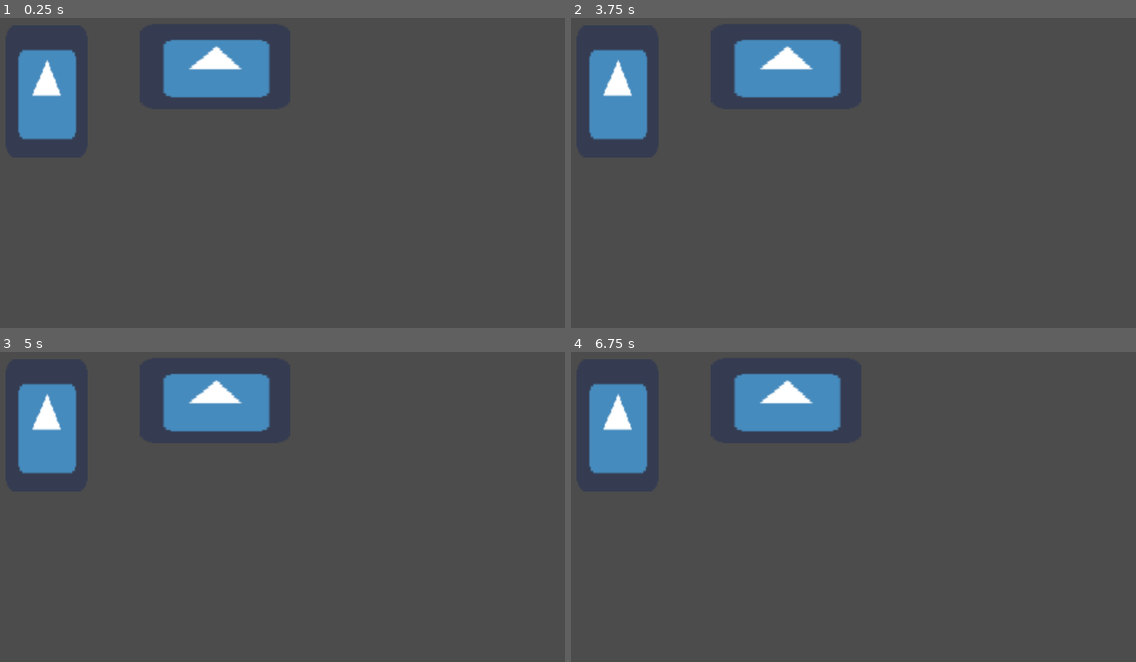
Above: before the commit, frames 1-4 (two rows, left to right).
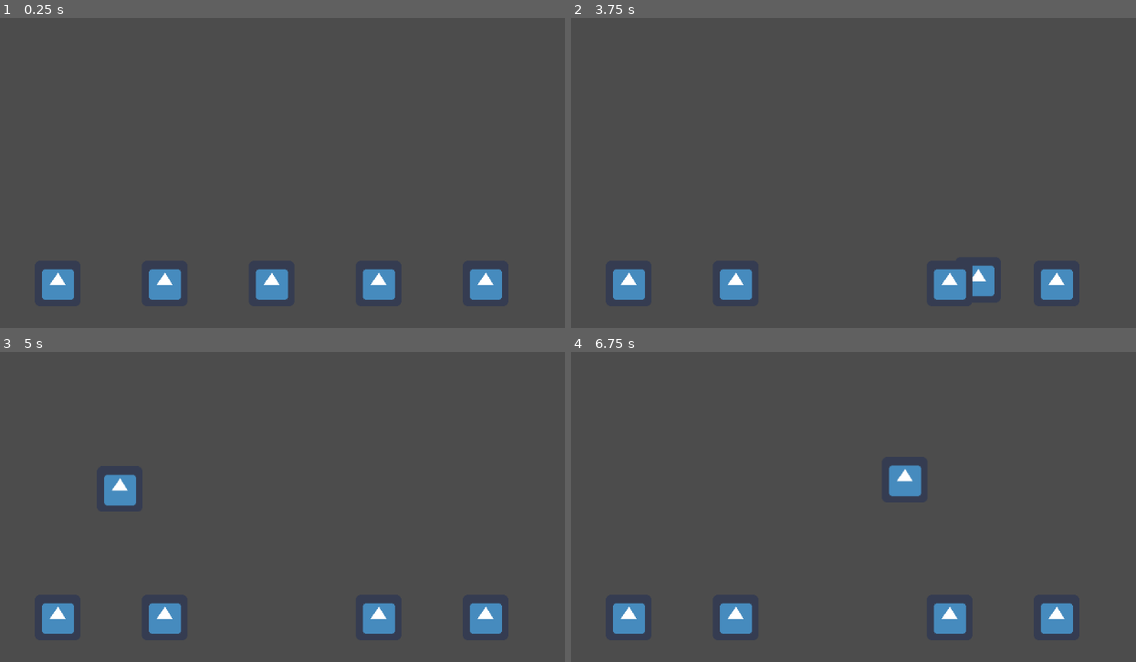
Above: after the commit, the same moments.

Repository: savenger/heimwerker
Game: Godot game, scene res://Sink.tscn
Same seed, same stepped clock (60 frames per second), same inputs: the game is played once before the commit and once after it. Before the commit the project starts from res://Start.tscn. The engine's default icon, where the game draws it, is replaced by a stand-in: a white triangle on a blue panel in a dark square.
Inputs (mouse positions are in pixels of both pictures, inside the frame that each line leads up to):
- Up to frame 1 (0.25 s): no input
- Up to frame 2 (3.75 s): tap Enter at 0.5, 2, 3.5 s; move the mouse to (616, 92) at 0.52 s; press the mouse at (616, 92) at 0.53 s; tap Space at 1.25, 2.75 s; move the mouse to (785, 67) at 1.27 s; release the mouse at (785, 67) at 1.28 s; click (785, 67) at 1.35 s; move the mouse to (960, 120) at 2.02 s; press the mouse at (960, 120) at 2.03 s; move the mouse to (847, 297) at 2.77 s; release the mouse at (847, 297) at 2.78 s; click (847, 297) at 2.85 s; move the mouse to (1107, 278) at 3.52 s; press the mouse at (1107, 278) at 3.53 s
- Up to frame 3 (5 s): tap Space at 4.25 s; move the mouse to (96, 482) at 4.27 s; release the mouse at (96, 482) at 4.28 s; click (96, 482) at 4.35 s
- Up to frame 4 (6.75 s): move the mouse to (921, 547) at 5.02 s; press the mouse at (921, 547) at 5.03 s; move the mouse to (780, 441) at 5.77 s; release the mouse at (780, 441) at 5.78 s; click (780, 441) at 5.85 s; move the mouse to (1045, 525) at 6.52 s; press the mouse at (1045, 525) at 6.53 s

The runs differ from the first frame. In frame 1, 9.4% of the frame differs, in the area x 3-89%, y 7-91%; in frame 2, 9.2%; in frame 3, 9.4%; in frame 4, 9.4%.

Commit message:
added Tileset object (without correct image)

Diff:
--- /dev/null
+++ b/Pipe.gd
@@ -0,0 +1,16 @@
+extends Node2D
+
+export (bool) var globals = null
+# Declare member variables here. Examples:
+# var a = 2
+# var b = "text"
+
+
+# Called when the node enters the scene tree for the first time.
+func _ready():
+	pass # Replace with function body.
+
+
+# Called every frame. 'delta' is the elapsed time since the previous frame.
+#func _process(delta):
+#	pass
--- a/Pipe.tscn
+++ b/Pipe.tscn
@@ -1,12 +1,14 @@
-[gd_scene load_steps=4 format=2]
+[gd_scene load_steps=5 format=2]
 
 [ext_resource path="res://icon.png" type="Texture" id=1]
+[ext_resource path="res://Pipe.gd" type="Script" id=2]
 [ext_resource path="res://PipeArea.gd" type="Script" id=3]
 
 [sub_resource type="RectangleShape2D" id=4]
 extents = Vector2( 34, 33 )
 
 [node name="Pipe" type="Node2D"]
+script = ExtResource( 2 )
 __meta__ = {
 "_edit_group_": true
 }
--- a/PipeArea.gd
+++ b/PipeArea.gd
@@ -5,19 +5,31 @@
 var target = Vector2()
 var velocity = Vector2()
 
+func _ready():
+	print("----")
+	print(target)
+	print(global_position)
+	target = global_position
+	print("####")
+	print(target)
+	print(global_position)
+	print("----")
+
 func _input_event(_viewport, event, _shape_idx):
 	if event is InputEventMouseButton \
-	and event.button_index == BUTTON_RIGHT \
 	and event.is_pressed():
-		rotate(PI/2.0)
+		if event.button_index == BUTTON_RIGHT:
+			rotate(PI/2.0)
+		if event.button_index == BUTTON_LEFT:
+			get_parent().globals.selected = self
 
 func _input(event):
-	if event.is_action_pressed('click'):
-		target = get_global_mouse_position()
+	if get_parent().globals.selected == self:
+		if event.is_action_pressed('click'):
+			target = get_global_mouse_position()
 
 func _physics_process(delta):
-	velocity = position.direction_to(target) * speed
+	velocity = global_position.direction_to(target) * speed
 	# look_at(target)
-	if position.distance_to(target) > 10:
-		position += velocity * delta
-	print(position)
+	if global_position.distance_to(target) > 10:
+		global_position += velocity * delta
--- a/Sink.gd
+++ b/Sink.gd
@@ -1,5 +1,10 @@
 extends Node2D
 
+class Globals:
+	var selected = null
+
+var active_inv_item = null
+var globals = Globals.new()
 
 # Declare member variables here. Examples:
 # var a = 2
@@ -8,8 +13,14 @@
 
 # Called when the node enters the scene tree for the first time.
 func _ready():
-	# get_node("GridContainer/Pipe2").draw_set_transform(Vector2(200, 50), 0.0, Vector2(1,1))
-	pass
+	var Pipe = load("res://Pipe.tscn")
+	var inventory = [1,2,3,4,5]
+	for i in inventory:
+		var node = Pipe.instance()
+		node.position.x = 150 * i
+		node.position.y = 400
+		node.globals = globals
+		add_child(node)
 
 
 # Called every frame. 'delta' is the elapsed time since the previous frame.
--- a/Sink.tscn
+++ b/Sink.tscn
@@ -1,9 +1,14 @@
 [gd_scene load_steps=3 format=2]
 
-[ext_resource path="res://Pipe.tscn" type="PackedScene" id=1]
 [ext_resource path="res://Sink.gd" type="Script" id=3]
+
+[sub_resource type="TileSet" id=1]
 
 [node name="Sink" type="Node2D"]
 script = ExtResource( 3 )
 
-[node name="Pipe" parent="." instance=ExtResource( 1 )]
+[node name="TileMap" type="TileMap" parent="."]
+position = Vector2( 0, -13 )
+tile_set = SubResource( 1 )
+cell_size = Vector2( 200, 200 )
+format = 1
--- a/project.godot
+++ b/project.godot
@@ -16,8 +16,16 @@
 [application]
 
 config/name="Heimwerker"
-run/main_scene="res://Start.tscn"
+run/main_scene="res://Sink.tscn"
 config/icon="res://icon.png"
+
+[input]
+
+click={
+"deadzone": 0.5,
+"events": [ Object(InputEventMouseButton,"resource_local_to_scene":false,"resource_name":"","device":0,"alt":false,"shift":false,"control":false,"meta":false,"command":false,"button_mask":0,"position":Vector2( 0, 0 ),"global_position":Vector2( 0, 0 ),"factor":1.0,"button_index":1,"pressed":false,"doubleclick":false,"script":null)
+ ]
+}
 
 [rendering]
 
Not shown, added: assets/rohrlines2.png.import
Renamed: rohrlinesfarbespeed.png -> assets/rohrlinesfarbespeed.png
Not shown, added: assets/rohrlinesfarbespeed.png.import
